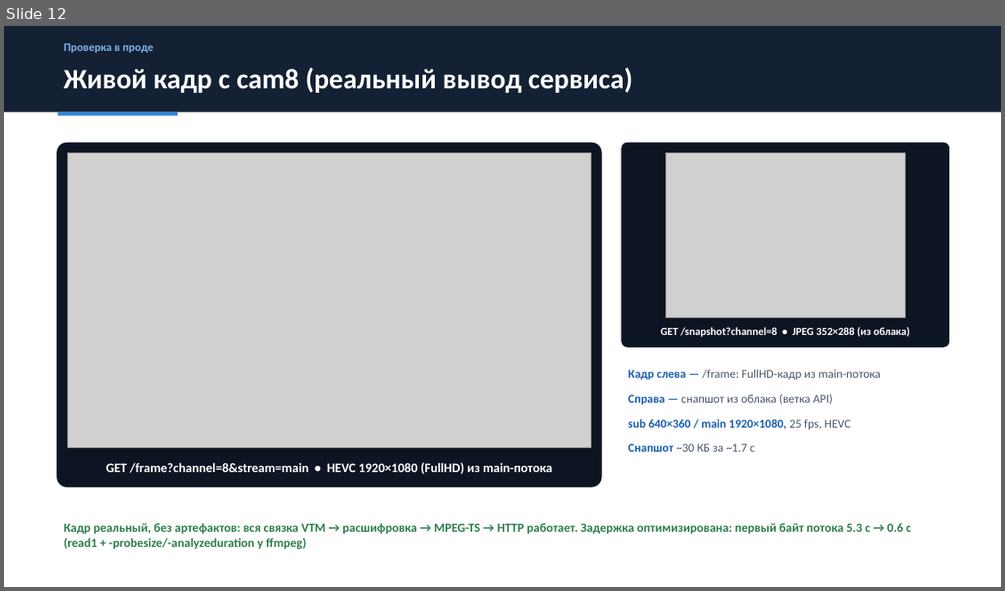
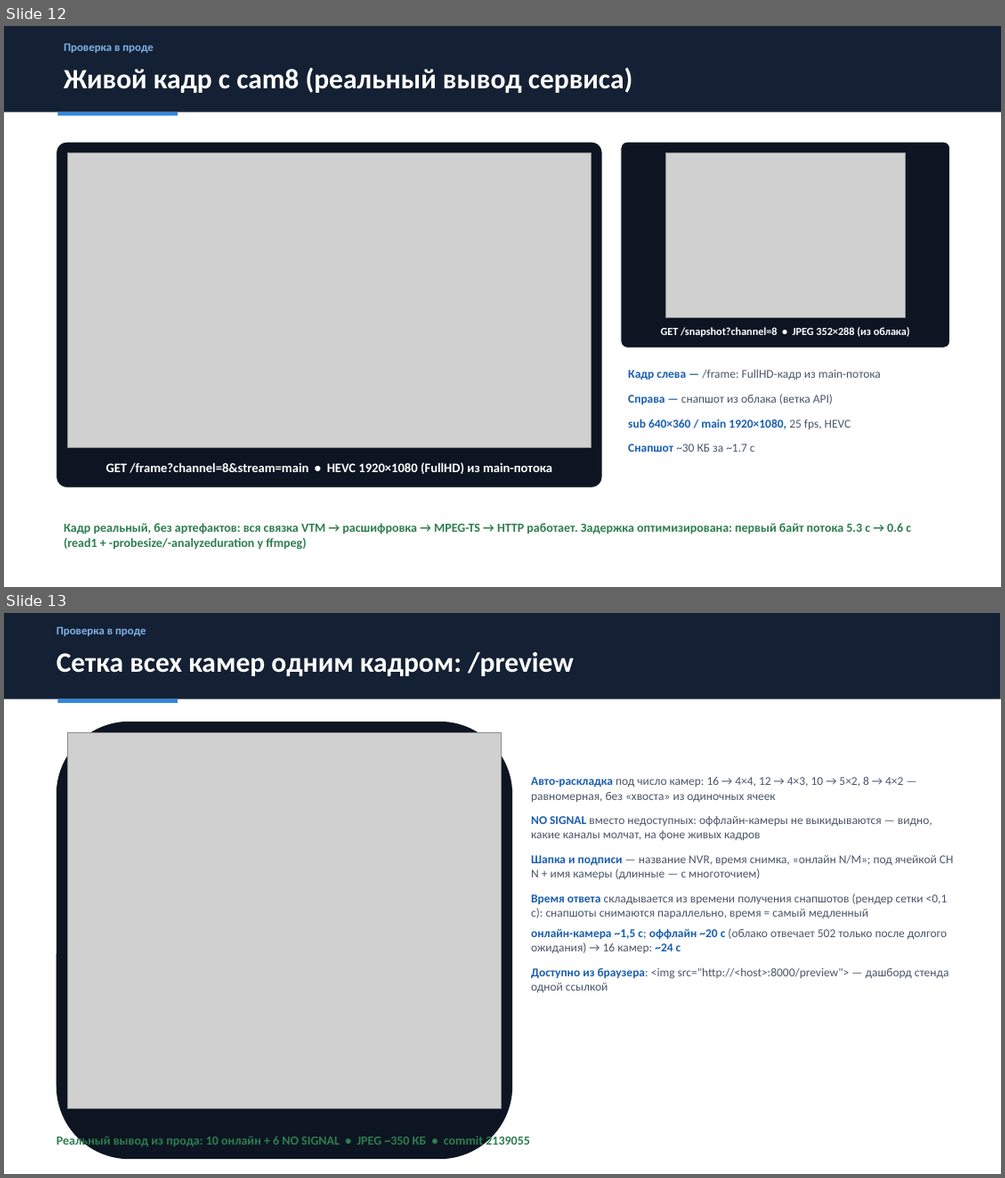
Before and after one commit to halamov/hikcloud2rtc, a slide deck: hikcloud2rtc.pptx. Shown one above the other, each under a label of ours: slide 12 before the commit, slides 12 and 13 after it. The pictures are 1005x591 and 1005x1178 pixels, drawn with LibreOffice and Linux fonts; fonts in the diff are those of the drawing; grey boxes stand for pictures. Boxes give left, top, right and bottom in pixels: in the first picture for what was removed or moved away, otherwise in the second. Text is boxed around its words. In the diff, an @@ line names an element or a change of style, - is before the commit and + after.

```diff
--- a/hikcloud2rtc.pptx
+++ b/hikcloud2rtc.pptx
@@ slide 13 added at box(4, 613, 1001, 1174), background #FFFFFF @@
@@ rectangle added at box(4, 613, 1001, 699), fill #142033 @@
@@ text added at box(57, 626, 146, 636), 11 pt, text #7FB2E8, bold @@
+Проверка в проде
@@ text added at box(57, 652, 574, 676), 27 pt, text #FFFFFF, bold @@
+Сетка всех камер одним кадром: /preview
@@ rectangle added at box(57, 699, 178, 703), fill #2E86DE @@
@@ rounded rectangle added at box(57, 722, 512, 1159), fill #0D1522 @@
@@ picture added at box(67, 732, 502, 1109) @@
@@ text added at box(531, 777, 954, 992), 11.5 pt, text #4A5568 @@
+Авто-раскладка под число камер: 16 → 4×4, 12 → 4×3, 10 → 5×2, 8 → 4×2 — равномерная, без «хвоста» из одиночных ячеек
+NO SIGNAL вместо недоступных: оффлайн-камеры не выкидываются — видно, какие каналы молчат, на фоне живых кадров
+Шапка и подписи — название NVR, время снимка, «онлайн N/M»; под ячейкой CH N + имя камеры (длинные — с многоточием)
+Время ответа складывается из времени получения снапшотов (рендер сетки <0,1 с): снапшоты снимаются параллельно, время = самый медленный
+онлайн-камера ~1,5 с; оффлайн ~20 с (облако отвечает 502 только после долгого ожидания) → 16 камер: ~24 с
+Доступно из браузера: <img src="http://<host>:8000/preview"> — дашборд стенда одной ссылкой
@@ text added at box(57, 1134, 530, 1148), 12 pt, text #2E7D4F, bold @@
+Реальный вывод из прода: 10 онлайн + 6 NO SIGNAL • JPEG ~350 КБ • commit 2139055
```
Also in this commit, not shown: 1 other file.
